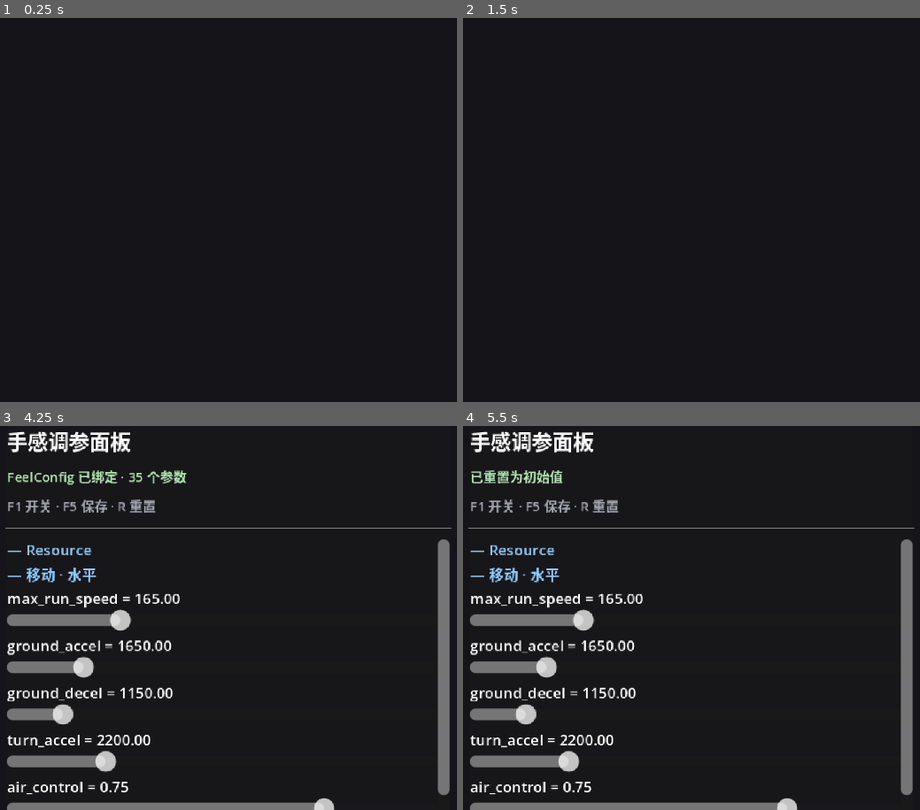
Above: before the commit, frames 1-4 (two rows, left to right).
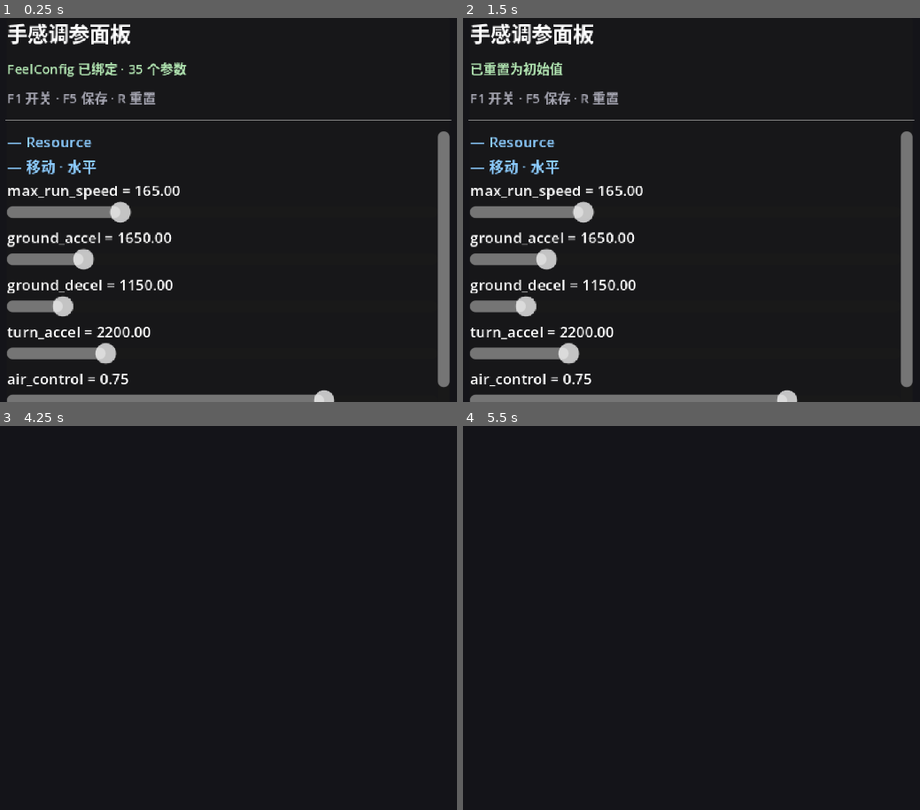
Above: after the commit, the same moments.

Repository: Palard-Lancelot/Palard-ZMD
Game: Godot game, scene res://scenes/boot/boot.tscn
Two runs of this game, one before a commit and one after it. Both use one fixed random seed, a clock stepped at 60 frames per second and the inputs below.
Inputs:
- Up to frame 1 (0.25 s): no input
- Up to frame 2 (1.5 s): tap Enter at 0.5 s; tap R at 0.6, 1.35 s; tap Space at 1.25 s
- Up to frame 3 (4.25 s): tap Enter at 2, 3.5 s; tap R at 2.1, 2.85, 3.6 s; tap Space at 2.75 s; tap F1 (toggle_debug_panel) at 4.15 s
- Up to frame 4 (5.5 s): tap R at 4.35, 5.1 s; tap Space at 5 s

The runs differ from the first frame. In frame 1, 11% of the frame differs, in the area x 1-99%, y 1-100%; in frame 2, 11%; in frame 3, 11%; in frame 4, 11%.

Commit message:
fix(debug): 调参面板定位错误与默认不可见
问题1：面板被放到屏幕外
  原因：用 MarginContainer + set_anchors_preset 做定位，
        CanvasLayer 没有尺寸，锚点解析为 0
  修正：直接把 PanelContainer 锚定到右侧（anchor_left/right=1.0 + offset）

问题2：面板默认隐藏，新手无法发现
  修正：visible = OS.is_debug_build()
        编辑器/调试运行时默认展开，正式导出后默认隐藏

发现方式：实际运行项目截图，窗口全黑 → 诊断确认场景结构正确但面板不可见

Diff:
--- a/scripts/debug/debug_panel.gd
+++ b/scripts/debug/debug_panel.gd
@@ -32,7 +32,9 @@
 func _ready() -> void:
 	layer = 100
 	_build_ui()
-	visible = false
+	# debug 构建下默认展开：否则新手根本不知道有这个面板
+	# （正式导出后 is_debug_build() 为 false，默认隐藏）
+	visible = OS.is_debug_build()
 
 
 ## 由 boot.gd 调用：绑定手感配置并生成滑块
@@ -60,16 +62,21 @@
 # ============================================================
 
 func _build_ui() -> void:
-	var margin := MarginContainer.new()
-	margin.set_anchors_preset(Control.PRESET_TOP_RIGHT)
-	margin.offset_left = -PANEL_WIDTH - 8.0
-	margin.offset_top = 8.0
-	margin.offset_right = -8.0
-	margin.offset_bottom = 8.0
-	add_child(margin)
-
+	# 直接把 PanelContainer 锚定到右侧。
+	# ⚠️ 不要用 MarginContainer + set_anchors_preset 做定位：
+	#    CanvasLayer 没有尺寸，锚点会解析为 0，面板会被放到屏幕外。
 	_root = PanelContainer.new()
-	margin.add_child(_root)
+	_root.anchor_left = 1.0
+	_root.anchor_right = 1.0
+	_root.anchor_top = 0.0
+	_root.anchor_bottom = 0.0
+	_root.offset_left = -PANEL_WIDTH - 8.0
+	_root.offset_right = -8.0
+	_root.offset_top = 8.0
+	_root.offset_bottom = 8.0
+	_root.grow_vertical = Control.GROW_DIRECTION_END
+	_root.mouse_filter = Control.MOUSE_FILTER_STOP
+	add_child(_root)
 
 	var outer := VBoxContainer.new()
 	outer.add_theme_constant_override("separation", 6)
